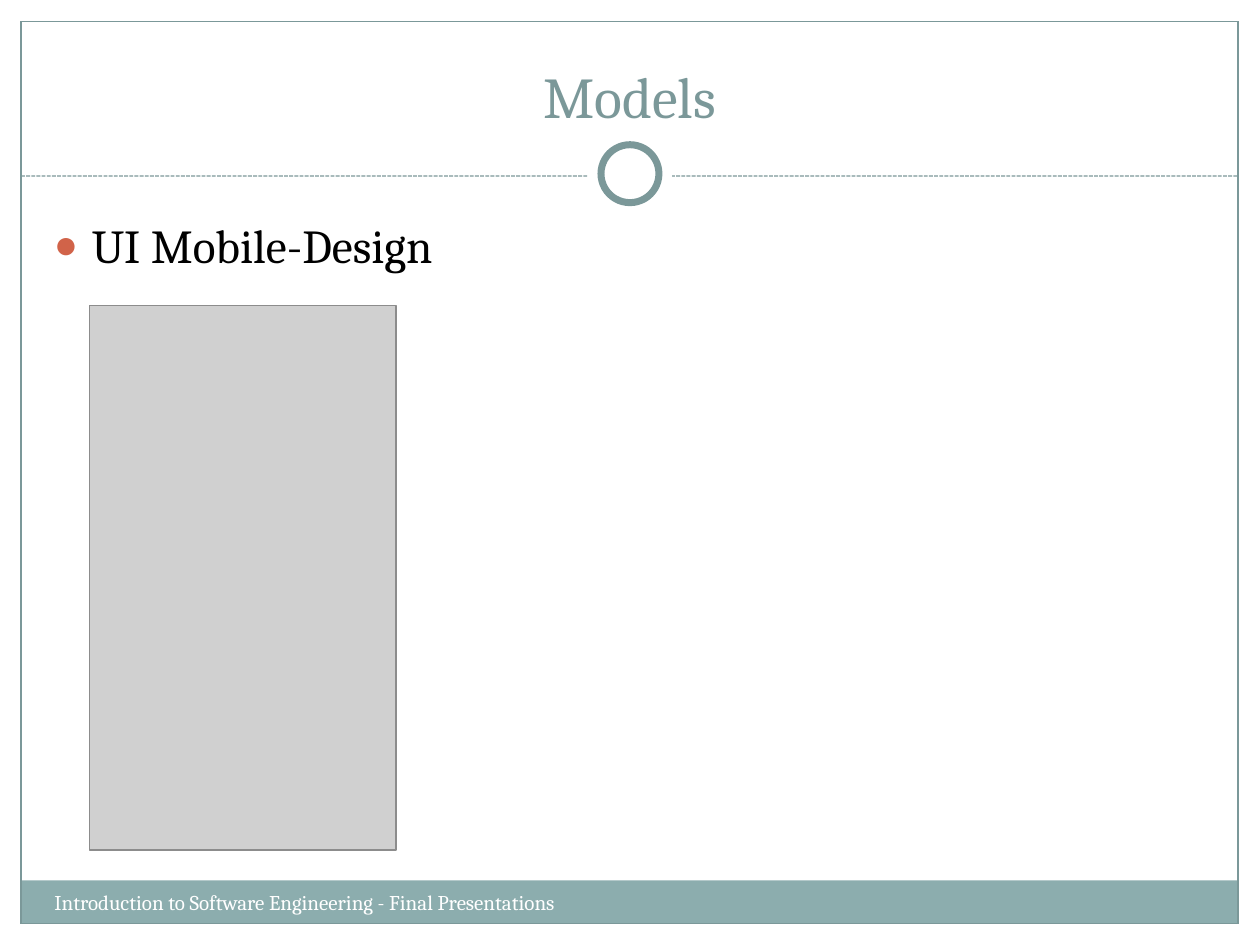
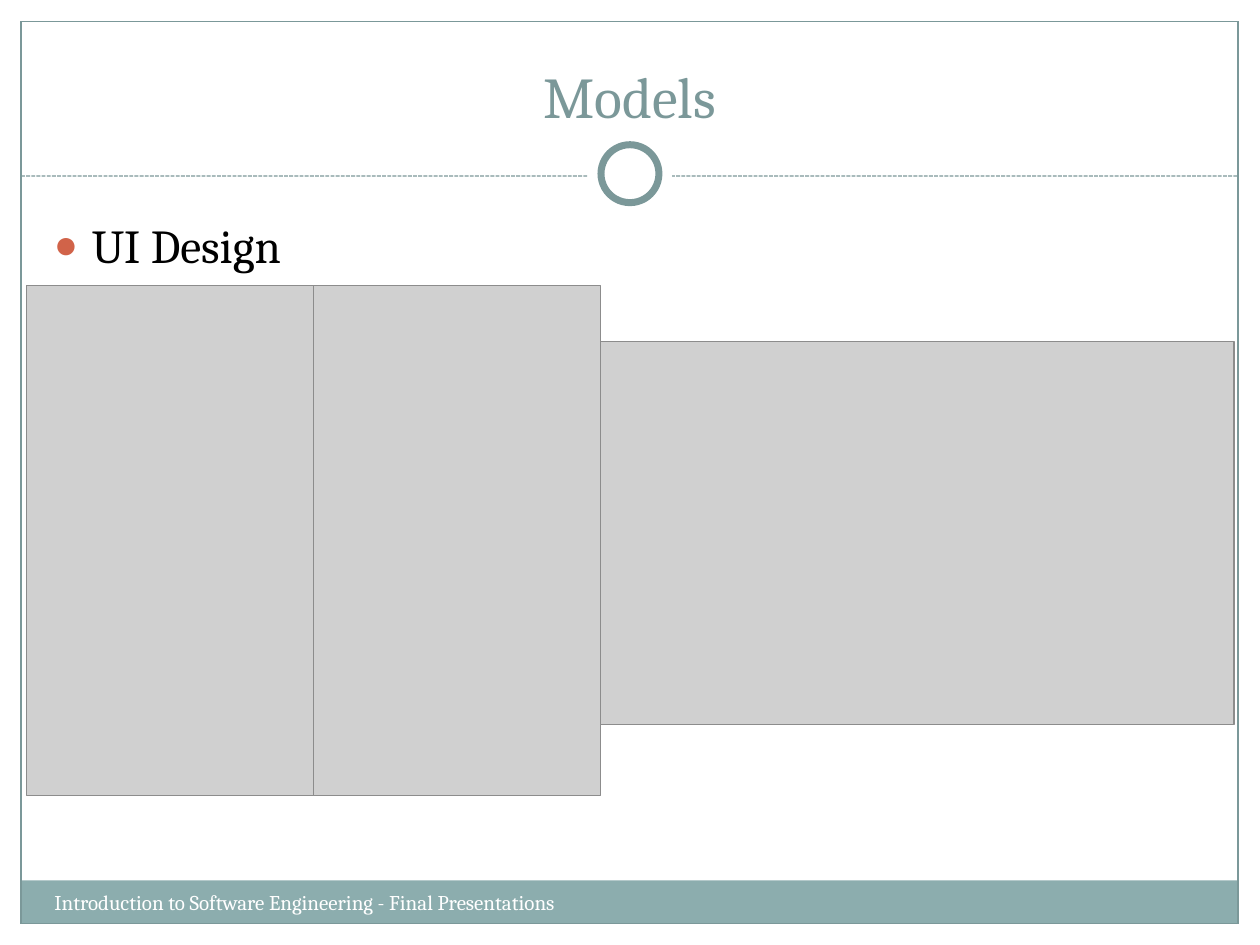
Before and after one commit to Sang712UMA/PetsApp, a slide deck: slide 4 of Presentation/AdrianSlides_WORKINPROGRESS.pptx (slide 8 before the commit). Drawn at 1260x945 pixels with LibreOffice and Linux fonts; fonts in the diff are those of the drawing; grey boxes stand for pictures. Boxes give left, top, right and bottom in pixels: in the first picture for what was removed or moved away, otherwise in the second. Text is boxed around its words. In the diff, an @@ line names an element or a change of style, - is before the commit and + after.

Commit message:
UI Design added
UI Design added
Work left to do: Add final Implementation model, waiting for the team to finish the coding part

```diff
--- a/Presentation/AdrianSlides_WORKINPROGRESS.pptx
+++ b/Presentation/AdrianSlides_WORKINPROGRESS.pptx
@@ text at <box>92,231,281,273</box>: text changed @@
-● UI Mobile-Design
+● UI Design
@@ picture: place and size @@
-picture at <box>89,306,396,850</box>
+picture at <box>26,285,314,795</box>
@@ picture added at <box>314,285,601,795</box> @@
@@ picture added at <box>600,341,1234,724</box> @@
```
Also in this commit, not shown: 6 slides removed, 12 other files.
